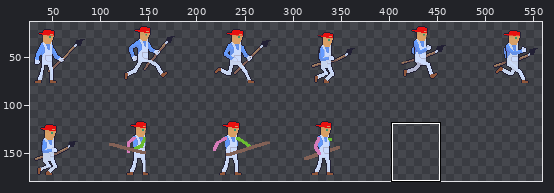
Two versions of one sprite sheet, characters/player.png. The first picture is a wide view before the edit; the outline marks the close-up.
Close-up. Before:
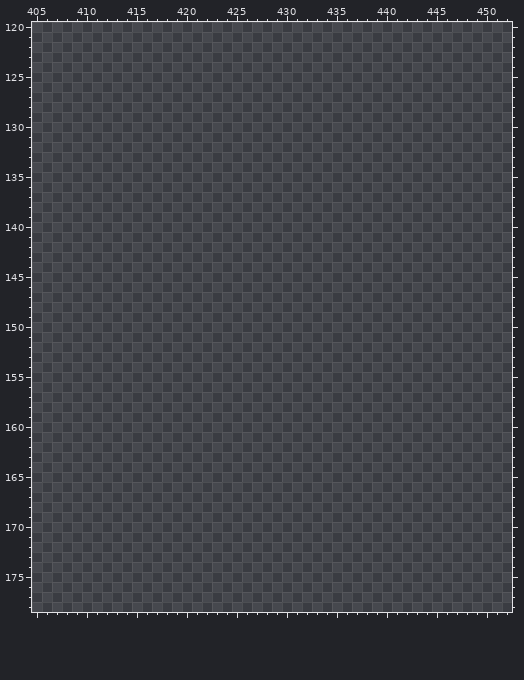
The file is 576x192 pixels. Shown: x 405..452, y 120..178. The wide view leaves out empty margins.
The same view after the edit:
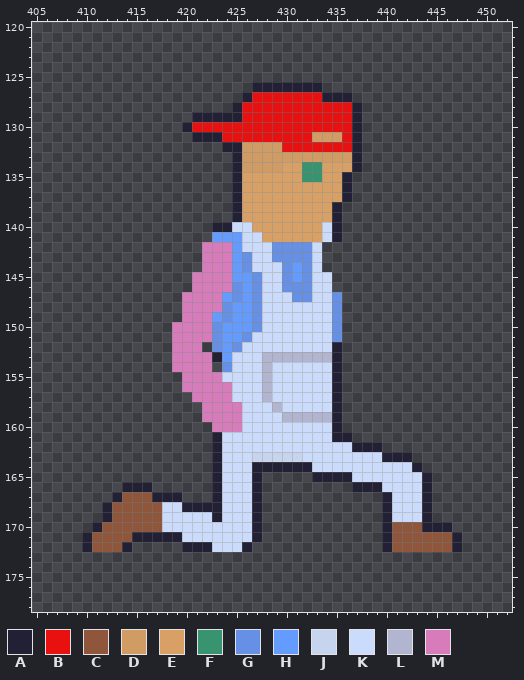
Palette (. is transparent): A #222034  B #e91010  C #8f563b  D #d19b64  E #d9a066  F #37946e  G #6590e6  H #639bff  J #c7d4ed  K #cbdbfc  L #b2b5cf  M #d77bba
Edits made:
{"y":126,"x":427,"old":".......","new":"AAAAAAA"}
{"y":127,"x":426,"old":"...........","new":"ABBBBBBBAAA"}
{"y":128,"x":425,"old":".............","new":"ABBBBBBBBBBBA"}
{"y":129,"x":421,"old":".................","new":"AAAAABBBBBBBBBBBA"}
{"y":130,"x":420,"old":"..................","new":"ABBBBBBBBBBBBBBBBA"}
{"y":131,"x":421,"old":".................","new":"AAABBBBBBBBBDDDBA"}
{"y":132,"x":424,"old":"..............","new":"AADDDDBBBBBBBA"}
{"y":133,"x":425,"old":".............","new":"ADDDDDDDDDDDA"}
{"y":134,"x":425,"old":".............","new":"ADDDDEEFFEEEA"}
{"y":135,"x":425,"old":"............","new":"AEEEEEEFFEEA"}
{"y":136,"x":425,"old":"............","new":"AEEEEEEEEEEA"}
{"y":137,"x":425,"old":"............","new":"AEEEEEEEEEEA"}
{"y":138,"x":425,"old":"...........","new":"AEEEEEEEEEA"}
{"y":139,"x":425,"old":"...........","new":"AEEEEEEEEEA"}
{"y":140,"x":423,"old":".............","new":"AAKKEEEEEEEKA"}
{"y":141,"x":423,"old":".............","new":"HHHKKEEEEEEKA"}
{"y":142,"x":422,"old":"............","new":"MMMHKKKGGGGK"}
{"y":143,"x":422,"old":"............","new":"MMMHGKKGGGGK"}
{"y":144,"x":422,"old":"............","new":"MMMHGKKKGHGK"}
{"y":145,"x":421,"old":"..............","new":"MMMMHHGKKGHGKK"}
{"y":146,"x":421,"old":"..............","new":"MMMMGHGKKGGGKK"}
{"y":147,"x":420,"old":"................","new":"MMMMHGHGKKKGGKKG"}
{"y":148,"x":420,"old":"................","new":"MMMMGHHGKKKKKKKG"}
{"y":149,"x":420,"old":"................","new":"MMMHGHHGKKKKKKKG"}
{"y":150,"x":419,"old":".................","new":"MMMMGHHHGKKKKKKKG"}
{"y":151,"x":419,"old":".................","new":"MMMMGHHGKKKKKKKKG"}
{"y":152,"x":419,"old":"...","new":"MMM"}
{"y":152,"x":423,"old":".............","new":"GHGKKKKKKKKKA"}
{"y":153,"x":419,"old":".................","new":"MMMMAHKKKLLLLLLLA"}
{"y":154,"x":419,"old":"....","new":"MMMM"}
{"y":154,"x":424,"old":"............","new":"GKKKLKKKKKKA"}
{"y":155,"x":420,"old":"................","new":"MMMMKKKKLKKKKKKA"}
{"y":156,"x":420,"old":"................","new":"MMMMMKKKLKKKKKKA"}
{"y":157,"x":421,"old":"...............","new":"MMMMKKKLKKKKKKA"}
{"y":158,"x":422,"old":"..............","new":"MMMMKKKLKKKKKA"}
{"y":159,"x":422,"old":"..............","new":"MMMMKKKKLLLLLA"}
{"y":160,"x":423,"old":".............","new":"MMMKKKKKKKKKA"}
{"y":161,"x":423,"old":"..............","new":"AKKKKKKKKKKKAA"}
{"y":162,"x":423,"old":".................","new":"AKKKKKKKKKKKKKAAA"}
{"y":163,"x":423,"old":"....................","new":"AKKKJJJJJKKKKKKKKAAA"}
{"y":164,"x":423,"old":".....................","new":"AKKKAAAAAAKKKKKKKKKKA"}
{"y":165,"x":423,"old":".....","new":"AKKKA"}
{"y":165,"x":433,"old":"............","new":"AAAAKKKKKKKA"}
{"y":166,"x":414,"old":"...","new":"AAA"}
{"y":166,"x":423,"old":".....","new":"AKKKA"}
{"y":166,"x":437,"old":"........","new":"AAAKKKKA"}
{"y":167,"x":413,"old":".......","new":"ACCCAAA"}
{"y":167,"x":423,"old":".....","new":"AKKKA"}
{"y":167,"x":440,"old":".....","new":"AKKKA"}
{"y":168,"x":412,"old":"................","new":"ACCCCCKKAAAAKKKA"}
{"y":168,"x":440,"old":".....","new":"AKKKA"}
{"y":169,"x":412,"old":"................","new":"ACCCCCKKKKKAKKKA"}
{"y":169,"x":440,"old":".....","new":"AKKKA"}
{"y":170,"x":411,"old":".................","new":"ACCCCCCKKKKKKKKKA"}
{"y":170,"x":440,"old":".......","new":"ACCCAAA"}
{"y":171,"x":410,"old":"..................","new":"ACCCCAAAAAKKKKKKKA"}
{"y":171,"x":440,"old":"........","new":"ACCCCCCA"}
{"y":172,"x":410,"old":".....","new":"ACCCA"}
{"y":172,"x":420,"old":".......","new":"AAAKKKA"}
{"y":172,"x":440,"old":"........","new":"ACCCCCCA"}
{"label":"added","picture_box":[82,82,462,552]}
